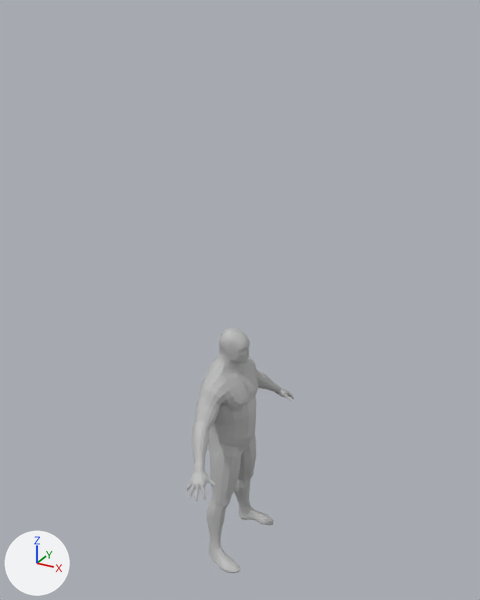
An edit to the FBX model XRpedition/Assets/Assets/Jelle/Meshes/Large Human.fbx, drawn before and after from the same camera.
Before and after are seen from a camera (50 mm lens) standing at (-0.76, -2.48, 3.56) and looking at (-2.75, 1.13, 1.76). Lighting does not change. The marker at lower left points along +X, +Y and +Z. The picture after the commit comes second. Where no turn or scale is listed for an object, it has been applied to the vertices.

Before the edit, the objects in view are built like this:
```python
mat_lambert1 = principled_material('lambert1')
mat_lambert1.base_color = (0.5, 0.5, 0.5)  # grey #bcbcbc
mat_lambert1.roughness = 0.553
me_mesh_002 = bpy.data.meshes.new('Mesh.002')
me_mesh_002.from_pydata(...)  # 4022 vertices, 4020 faces; spans x -0.15..0.25, y -0.72..0.72, z 0.0..1.84
me_mesh_002.materials.append(mat_lambert1)  # grey #bcbcbc
ob_human_model = bpy.data.objects.new('Human Model', me_mesh_002)
ob_human_model.location = (-2.794, 1.057, -0.268)
```
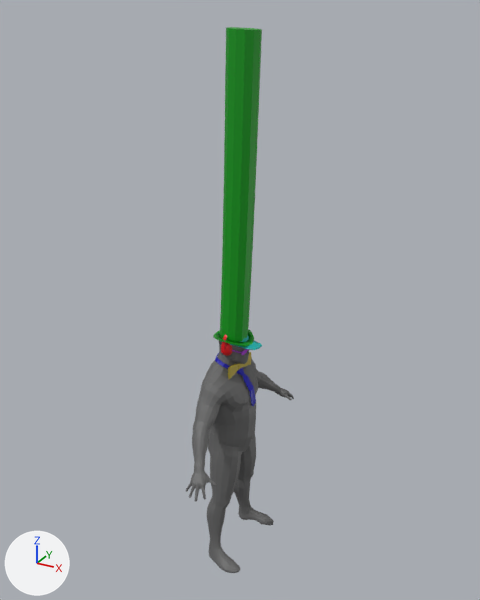
The newer file is also turned or shifted as a whole; pictures and numbers use the older file's frame.

Boxes (x1, y1, x2, y2) around the edits, measured in the pictures (480 x 600 px):
```json
{"object": "Human Model", "change": "recoloured", "before": [186, 340, 294, 573], "after": [186, 340, 294, 573], "on screen": "grey to dark grey"}
{"object": "Tophat", "change": "added", "after": [213, 27, 262, 347], "on screen": "green"}
{"object": "Necktie", "change": "added", "after": [215, 353, 256, 407]}
{"object": "Bowtie", "change": "added", "after": [228, 352, 252, 380]}
{"object": "Plane", "change": "added", "after": [221, 335, 232, 356]}
{"object": "Cap", "change": "added", "after": [221, 335, 262, 350], "on screen": "mostly hidden"}
```

Edits to the scene script, one JSON object a line:
```json
{"op": "set", "path": "mat_lambert1.base_color", "old": "(0.5, 0.5, 0.5)", "new": "(0.134, 0.134, 0.134)", "note": "grey #bcbcbc -> dark grey #666666"}
{"op": "add", "block": "mat_material_001", "code": ["mat_material_001 = principled_material('Material.001')", "mat_material_001.base_color = (0.453, 0.348, 0.0)  # yellow #b39f00"]}
{"op": "add", "block": "mat_material_002", "code": ["mat_material_002 = principled_material('Material.002')", "mat_material_002.base_color = (0.0, 0.316, 0.00575)  # green #009811"]}
{"op": "add", "block": "mat_material_005", "code": ["mat_material_005 = principled_material('Material.005')", "mat_material_005.base_color = (0.0013, 0.0, 0.384)  # blue #0400a7"]}
{"op": "add", "block": "mat_material_003", "code": ["mat_material_003 = principled_material('Material.003')", "mat_material_003.base_color = (0.0, 0.404, 0.4)  # cyan #00aaaa"]}
{"op": "add", "block": "mat_material_006", "code": ["mat_material_006 = principled_material('Material.006')", "mat_material_006.base_color = (0.719, 0.0, 0.00374)  # red #dc000c"]}
{"op": "add", "block": "me_cube_003", "code": ["me_cube_003 = bpy.data.meshes.new('Cube.003')", "me_cube_003.from_pydata(...)  # 68 vertices, 72 faces; spans x -0.003..0.038, y -0.14..0.14, z 1.526..1.628", "me_cube_003.materials.append(mat_material_001)  # yellow #b39f00"]}
{"op": "add", "block": "me_cylinder", "code": ["me_cylinder = bpy.data.meshes.new('Cylinder')", "me_cylinder.from_pydata(...)  # 97 vertices, 108 faces; spans x -0.17..0.15, y -0.13..0.13, z 1.76..3.74", "me_cylinder.materials.append(mat_material_002)  # green #009811"]}
{"op": "add", "block": "me_mesh_004", "code": ["me_mesh_004 = bpy.data.meshes.new('Mesh.004')", "me_mesh_004.from_pydata(...)  # 114 vertices, 122 faces; spans x -0.16..0.132, y -0.101..0.105, z 1.276..1.628", "me_mesh_004.materials.append(mat_material_005)  # blue #0400a7"]}
{"op": "add", "block": "me_sphere", "code": ["me_sphere = bpy.data.meshes.new('Sphere')", "me_sphere.from_pydata(...)  # 362 vertices, 376 faces; spans x -0.137..0.177, y -0.087..0.087, z 1.755..1.862", "me_sphere.materials.append(mat_material_003)  # cyan #00aaaa"]}
{"op": "add", "block": "me_plane_002", "code": ["me_plane_002 = bpy.data.meshes.new('Plane.002')", "me_plane_002.from_pydata(...)  # 438 vertices, 467 faces; spans x -0.082..0.014, y -0.125..0.123, z 1.681..1.872", "me_plane_002.materials.append(mat_material_006)  # red #dc000c"]}
{"op": "add", "block": "ob_bowtie", "code": ["ob_bowtie = bpy.data.objects.new('Bowtie', me_cube_003)", "ob_bowtie.location = (-2.721, 1.057, -0.277)"]}
{"op": "add", "block": "ob_tophat", "code": ["ob_tophat = bpy.data.objects.new('Tophat', me_cylinder)", "ob_tophat.location = (-2.721, 1.057, -0.277)"]}
{"op": "add", "block": "ob_necktie", "code": ["ob_necktie = bpy.data.objects.new('Necktie', me_mesh_004)", "ob_necktie.location = (-2.721, 1.057, -0.277)"]}
{"op": "add", "block": "ob_cap", "code": ["ob_cap = bpy.data.objects.new('Cap', me_sphere)", "ob_cap.location = (-2.721, 1.057, -0.277)"]}
{"op": "add", "block": "ob_plane", "code": ["ob_plane = bpy.data.objects.new('Plane', me_plane_002)", "ob_plane.location = (-2.721, 1.057, -0.277)"]}
```
